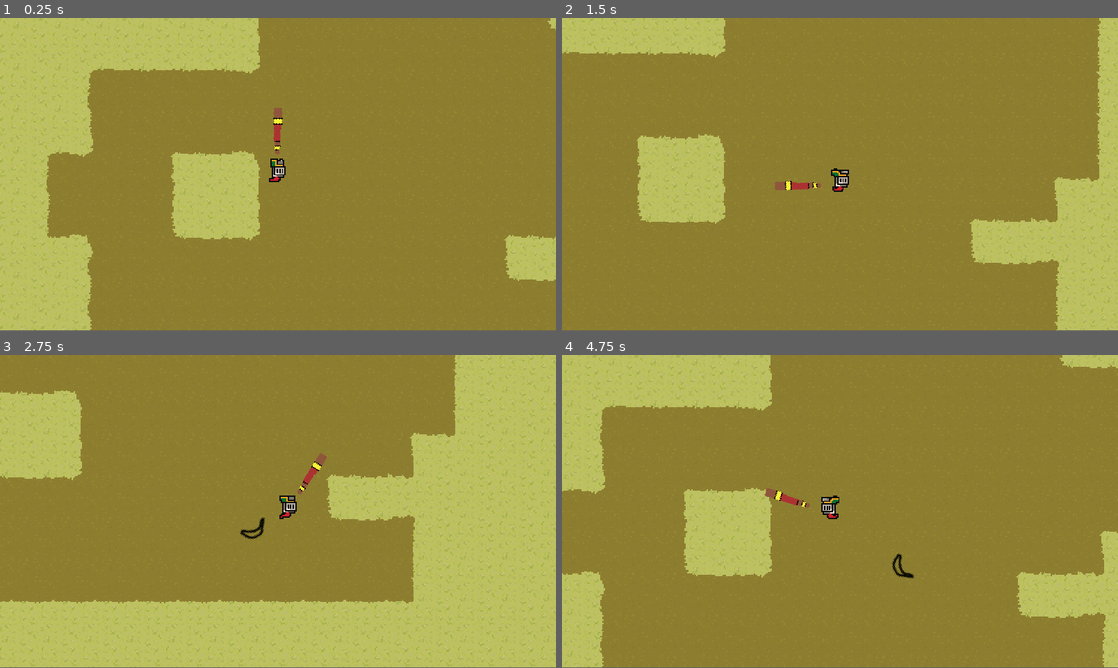
Above: before the commit, frames 1-4 (two rows, left to right).
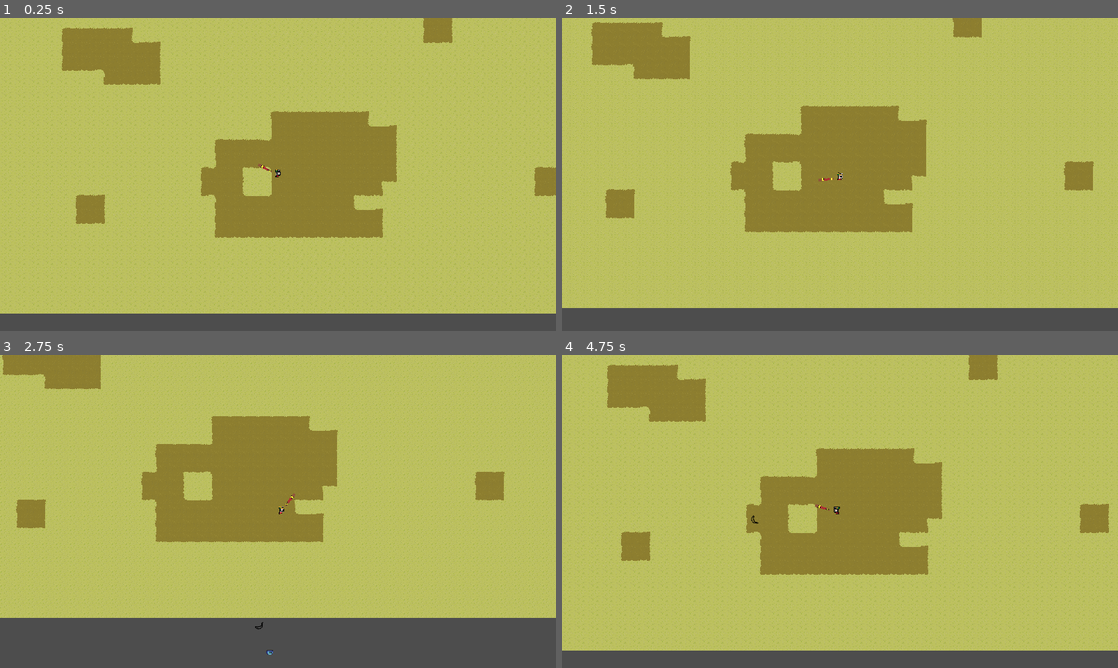
Above: after the commit, the same moments.

Repository: VriskaSekret/LandDownUnder
Game: Godot game, scene res://Scenes/prototype_scene.tscn
Two runs of this game, one before a commit and one after it. Both use one fixed random seed, a clock stepped at 60 frames per second and the inputs below.
Inputs (mouse positions are in pixels of both pictures, inside the frame that each line leads up to):
- Up to frame 1 (0.25 s): no input
- Up to frame 2 (1.5 s): move the mouse to (962, 158) at 0.52 s; press the mouse at (962, 158) at 0.53 s; hold D (p1right) 0.53-1.28 s; move the mouse to (728, 190) at 1.27 s; release the mouse at (728, 190) at 1.28 s; hold S (p1down) from 1.28 s (still down); click (728, 190) at 1.35 s
- Up to frame 3 (2.75 s): move the mouse to (333, 442) at 2.02 s; release S (p1down) at 2.03 s; press the mouse at (333, 442) at 2.03 s; hold D (p1right) from 2.03 s (still down)
- Up to frame 4 (4.75 s): move the mouse to (812, 574) at 2.77 s; release D (p1right) at 2.78 s; release the mouse at (812, 574) at 2.78 s; hold W (p1up) 2.78-3.53 s; click (812, 574) at 2.85 s; move the mouse to (1006, 558) at 3.52 s; press the mouse at (1006, 558) at 3.53 s; hold A (p1left) from 3.53 s (still down); move the mouse to (673, 464) at 4.27 s; release the mouse at (673, 464) at 4.28 s; click (673, 464) at 4.35 s
In our replay, the window is 800x449 before the commit and 800x450 after it. These sizes can differ from the game's own. Grey fills any space a smaller window leaves; there, only what the larger window draws over its background counts as a difference.

The runs differ from the first frame. In frame 1, 71% of the frame differs, in the area x 0-100%, y 0-100%; in frame 2, 74%; in frame 3, 60%; in frame 4, 74%.

Commit message:
Fixed boomerang, started vegemite

Diff:
--- a/Scenes/JeremyScenes/Enemies/Spawner/enemy_spawner.tscn
+++ b/Scenes/JeremyScenes/Enemies/Spawner/enemy_spawner.tscn
@@ -6,5 +6,6 @@
 script = ExtResource("1_7em08")
 
 [node name="Timer" type="Timer" parent="."]
+autostart = true
 
 [connection signal="timeout" from="Timer" to="." method="_on_timer_timeout"]
--- a/Scenes/TabyScenes/Attacks/Boomerang/Boomerang.tscn
+++ b/Scenes/TabyScenes/Attacks/Boomerang/Boomerang.tscn
@@ -1,16 +1,14 @@
-[gd_scene load_steps=3 format=3 uid="uid://bb7eckq557uu5"]
+[gd_scene load_steps=4 format=3 uid="uid://bb7eckq557uu5"]
 
 [ext_resource type="Script" path="res://Scenes/TabyScenes/Attacks/Boomerang/boomerang.gd" id="1_rax5j"]
 [ext_resource type="Texture2D" uid="uid://8y7es6amc8d3" path="res://Assets/TabyAssets/boomerang_ph.png" id="2_3rjxr"]
+[ext_resource type="Script" path="res://Scenes/TabyScenes/Attacks/Boomerang/boomerang_area.gd" id="3_34iej"]
 
 [node name="Boomerang" type="RigidBody2D"]
-collision_layer = 0
+collision_layer = 4
 collision_mask = 4
 gravity_scale = 0.0
 script = ExtResource("1_rax5j")
-
-[node name="CollisionPolygon2D" type="CollisionPolygon2D" parent="."]
-polygon = PackedVector2Array(-12, 4, -4, -5, 4, -5, 10, 4, 7, 5, 2, 1, -5, 1, -10, 6)
 
 [node name="Sprite2D" type="Sprite2D" parent="."]
 texture = ExtResource("2_3rjxr")
@@ -20,4 +18,24 @@
 one_shot = true
 autostart = true
 
+[node name="ReverseTimer" type="Timer" parent="."]
+wait_time = 1.5
+one_shot = true
+autostart = true
+
+[node name="Death" type="Timer" parent="."]
+wait_time = 20.0
+one_shot = true
+autostart = true
+
+[node name="BoomerangArea" type="Area2D" parent="." groups=["Attack"]]
+collision_layer = 4
+collision_mask = 4
+script = ExtResource("3_34iej")
+
+[node name="CollisionPolygon2D" type="CollisionPolygon2D" parent="BoomerangArea"]
+polygon = PackedVector2Array(-12, 4, -4, -5, 4, -5, 10, 4, 7, 5, 2, 1, -5, 1, -10, 6)
+
 [connection signal="timeout" from="SwitchTimer" to="." method="_on_switch_timer_timeout"]
+[connection signal="timeout" from="ReverseTimer" to="." method="_on_reverse_timer_timeout"]
+[connection signal="timeout" from="Death" to="." method="_on_death_timeout"]
--- a/Scenes/TabyScenes/Attacks/Boomerang/boomerang.gd
+++ b/Scenes/TabyScenes/Attacks/Boomerang/boomerang.gd
@@ -1,19 +1,43 @@
 extends RigidBody2D
 
 var rng = RandomNumberGenerator.new()
-var projectile_speed = 400
-var direction = [1, -1][rng.randi_range(0, 1)]
-var arc_speed = 100 * direction
-var switched = 0
+var projectile_speed: int = 400
+var direction: int = [1, -1][rng.randi_range(0, 1)]
+var arc_speed: int = -100 * direction
+var phase :int = 0
+var damage: int = 20
+var knockback: int = 100
+var player
+var normal_dir
+var tan_dir
+var initial_v
 
 @onready var sprite_2d: Sprite2D = $Sprite2D
+@onready var switch_timer: Timer = $SwitchTimer
+@onready var reverse_timer: Timer = $ReverseTimer
 
 func _ready():
-	apply_impulse(Vector2(projectile_speed, arc_speed).rotated(rotation))
+	initial_v = Vector2(projectile_speed, 0).rotated(rotation)
+	apply_impulse(Vector2(projectile_speed, 0).rotated(rotation))
 
 func _physics_process(delta: float) -> void:
 	sprite_2d.rotate(10 * delta)
-	apply_impulse(-1 * Vector2(projectile_speed/20, switched * arc_speed/5).rotated(rotation))
+	if(phase > 0):
+		apply_force(-1.5 * initial_v)
+	if(phase == 2):
+		apply_force(5 * tan_dir * arc_speed)
 
 func _on_switch_timer_timeout() -> void:
-	switched = 1
+	phase = 1
+	print(phase)
+	normal_dir = (player.position - position).normalized()
+	tan_dir = normal_dir.orthogonal()
+	apply_impulse(-tan_dir * arc_speed)
+
+func _on_death_timeout() -> void:
+	print("die")
+	queue_free()
+
+func _on_reverse_timer_timeout() -> void:
+	phase = 2
+	print(phase)
--- /dev/null
+++ b/Scenes/TabyScenes/Attacks/Boomerang/boomerang_area.gd
@@ -0,0 +1,4 @@
+extends Area2D
+
+var damage: int = 20
+var knockback: int = 100
--- a/Scenes/TabyScenes/Attacks/Boomerang/boomerang_shooter.gd
+++ b/Scenes/TabyScenes/Attacks/Boomerang/boomerang_shooter.gd
@@ -4,7 +4,8 @@
 
 func _on_timer_timeout() -> void:
 	var boomerang_instance = boomerang.instantiate()
+	boomerang_instance.player = get_parent()
 	var dir = get_parent().last_dir
-	boomerang_instance.position = get_parent().position + 50*dir
+	boomerang_instance.position = get_parent().position
 	boomerang_instance.rotation = atan2(dir.y, dir.x)
 	get_parent().get_parent().add_child(boomerang_instance)
--- /dev/null
+++ b/Scenes/TabyScenes/Attacks/Vegemite/vegemite.gd
@@ -0,0 +1,12 @@
+extends RigidBody2D
+
+@onready var animated_sprite: AnimatedSprite2D = $AnimatedSprite
+
+# Called when the node enters the scene tree for the first time.
+func _ready() -> void:
+	animated_sprite.animation = "default"
+
+
+# Called every frame. 'delta' is the elapsed time since the previous frame.
+func _process(delta: float) -> void:
+	pass
--- /dev/null
+++ b/Scenes/TabyScenes/Attacks/Vegemite/vegemite.tscn
@@ -0,0 +1,42 @@
+[gd_scene load_steps=6 format=3 uid="uid://clssc7dbv5slp"]
+
+[ext_resource type="Script" path="res://Scenes/TabyScenes/Attacks/Vegemite/vegemite.gd" id="1_pr800"]
+[ext_resource type="Texture2D" uid="uid://cs4mr1c1baq4y" path="res://Assets/TabyAssets/vmburst.png" id="1_ust7q"]
+[ext_resource type="Texture2D" uid="uid://bk7c5hjjnsexo" path="res://Assets/TabyAssets/vmbottle.png" id="2_xei8x"]
+
+[sub_resource type="SpriteFrames" id="SpriteFrames_vnhq5"]
+animations = [{
+"frames": [{
+"duration": 1.0,
+"texture": ExtResource("1_ust7q")
+}],
+"loop": true,
+"name": &"burst",
+"speed": 5.0
+}, {
+"frames": [{
+"duration": 1.0,
+"texture": ExtResource("2_xei8x")
+}],
+"loop": true,
+"name": &"default",
+"speed": 5.0
+}]
+
+[sub_resource type="CircleShape2D" id="CircleShape2D_bw5cm"]
+radius = 14.0
+
+[node name="Vegemite" type="RigidBody2D"]
+collision_layer = 0
+collision_mask = 0
+script = ExtResource("1_pr800")
+
+[node name="AnimatedSprite" type="AnimatedSprite2D" parent="."]
+sprite_frames = SubResource("SpriteFrames_vnhq5")
+autoplay = "default"
+
+[node name="VegemiteAOE" type="Area2D" parent="."]
+
+[node name="VegeCollider" type="CollisionShape2D" parent="VegemiteAOE"]
+shape = SubResource("CircleShape2D_bw5cm")
+disabled = true
--- /dev/null
+++ b/Scenes/TabyScenes/Attacks/Vegemite/vegemite_shooter.tscn
@@ -0,0 +1,3 @@
+[gd_scene format=3 uid="uid://pl11g1lgvi2j"]
+
+[node name="VegemiteShooter" type="Node2D"]
--- a/Scripts/GeoffScripts/TempCharacterMovement.gd
+++ b/Scripts/GeoffScripts/TempCharacterMovement.gd
@@ -26,7 +26,6 @@
 	dir = input_direction.normalized()
 	if (dir != Vector2(0, 0)):
 		last_dir = dir
-		print(last_dir)
 	velocity = input_direction * movement_speed
 
 func _physics_process(delta) -> void:
--- a/project.godot
+++ b/project.godot
@@ -17,8 +17,8 @@
 
 [display]
 
-window/size/viewport_width=427
-window/size/viewport_height=240
+window/size/viewport_width=1280
+window/size/viewport_height=720
 window/size/window_width_override=1152
 window/size/window_height_override=648
 window/stretch/mode="canvas_items"
Binary file added: Assets/TabyAssets/vmbottle.png
Not shown, added: Assets/TabyAssets/vmbottle.png.import
Binary file added: Assets/TabyAssets/vmburst.png
Not shown, added: Assets/TabyAssets/vmburst.png.import
